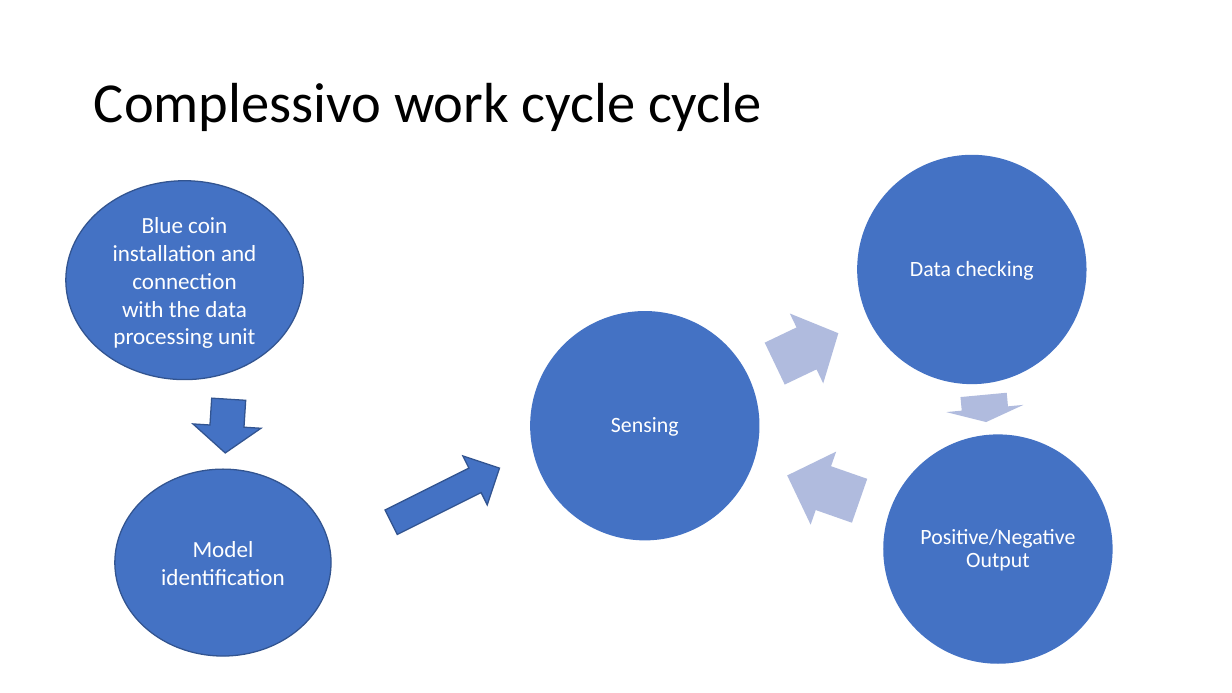
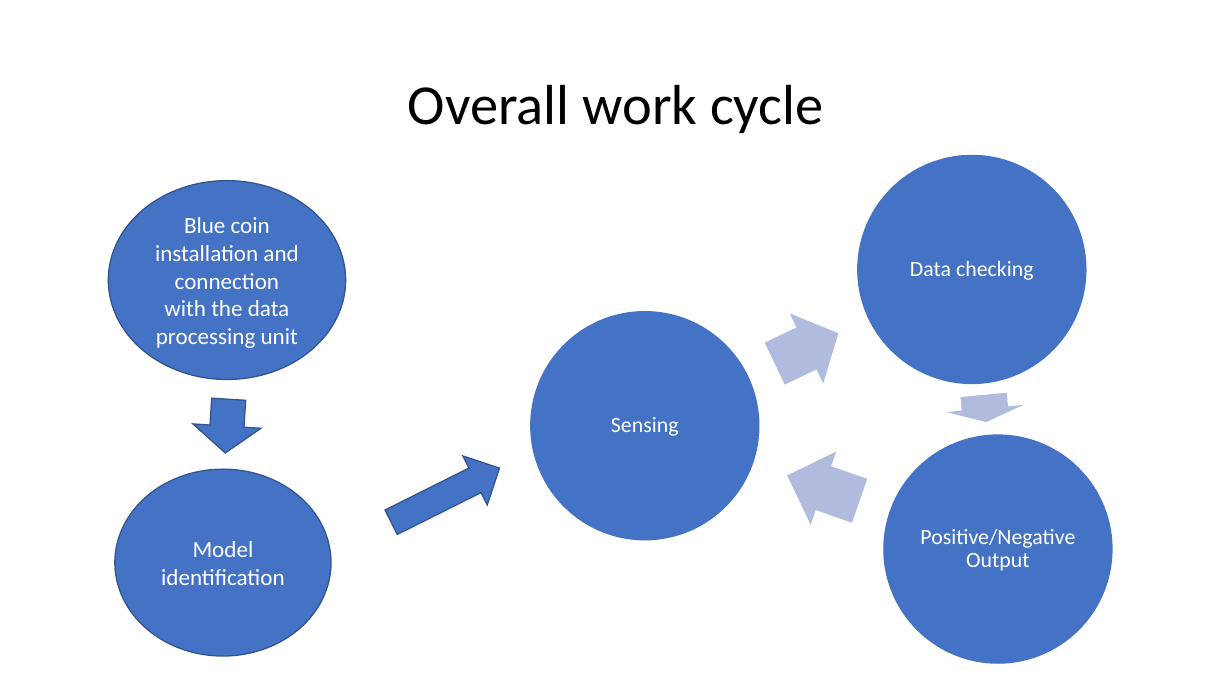
Before and after one commit to urzino/FanMonitoringBlueCoin, a slide deck: slide 9 of Pervasive_presentation_Milestone1_group8.pptx. Drawn at 1232x693 pixels with LibreOffice and Linux fonts; fonts in the diff are those of the drawing. Boxes give left, top, right and bottom in pixels: in the first picture for what was removed or moved away, otherwise in the second. Text is boxed around its words. In the diff, an @@ line names an element or a change of style, - is before the commit and + after.

```diff
--- a/Pervasive_presentation_Milestone1_group8.pptx
+++ b/Pervasive_presentation_Milestone1_group8.pptx
@@ title at [408,84,823,133]: text changed @@
-Complessivo work cycle cycle
+Overall work cycle
@@ ellipse "Blue coin installation and connection ...": place and size @@
-ellipse "Blue coin installation and connection ..." at [66,181,303,380]
+ellipse "Blue coin installation and connection ..." at [108,180,346,379]
```
Also in this commit, not shown: 8 other slides changed.
